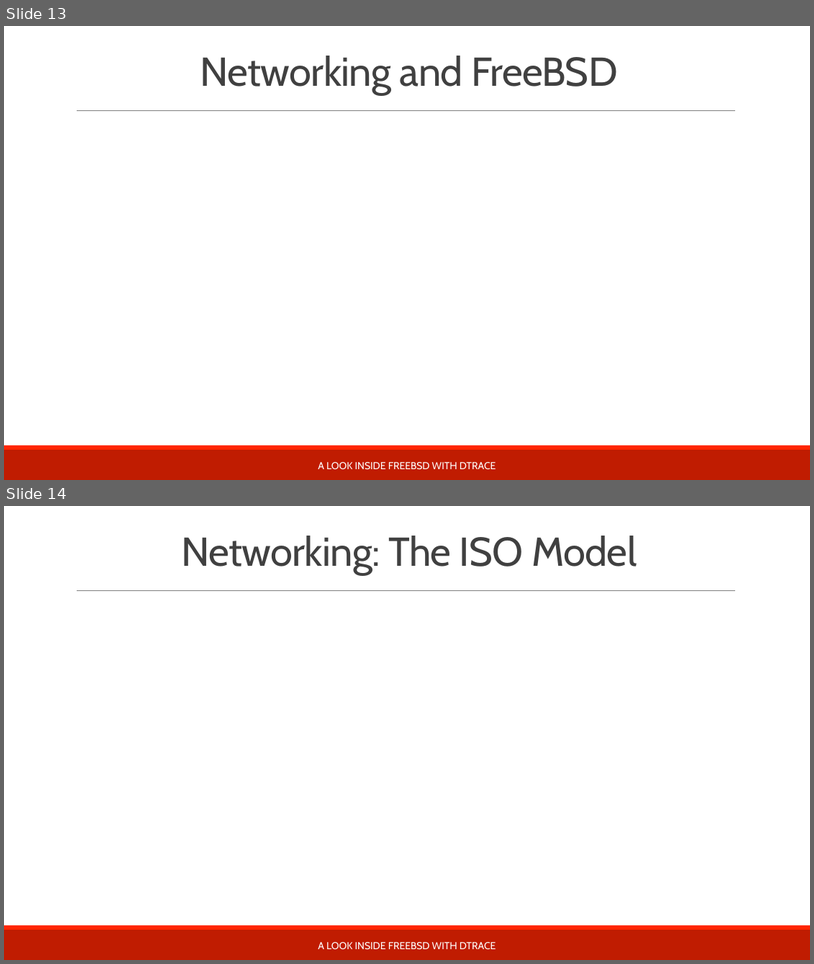
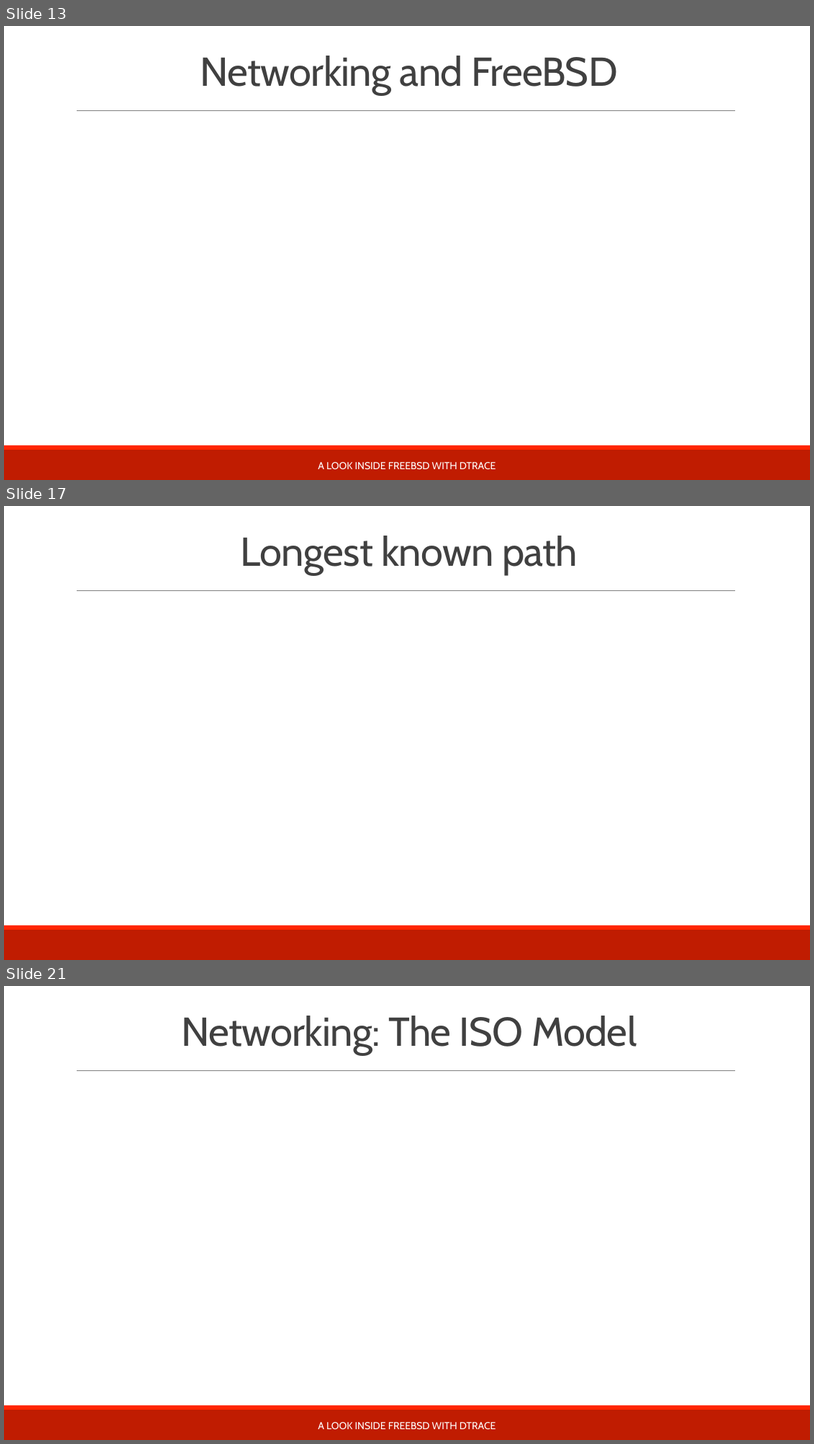
Before and after one commit to teachbsd/course, a slide deck: undergraduate/lectures/lecture3-communication.pptx. Shown one above the other, each under a label of ours: slides 13 and 14 before the commit, slides 13, 17 and 21 after it; the slides between them are not shown. The pictures are 814x964 and 814x1444 pixels, drawn with LibreOffice and Linux fonts; fonts in the diff are those of the drawing; background and template pictures are left out. Boxes give left, top, right and bottom in pixels: in the first picture for what was removed or moved away, otherwise in the second. Text is boxed around its words. In the diff, an @@ line names an element or a change of style, - is before the commit and + after.

Commit message:
Update lectures with correct titles. Add outline of latency discussion to communication lecture

```diff
--- a/undergraduate/lectures/lecture3-communication.pptx
+++ b/undergraduate/lectures/lecture3-communication.pptx
@@ slide 17 added at [4,506,810,960], background #FFFFFF; not listed: 3 template elements that a slide beside it also shows @@
@@ title added at [240,536,578,575], 48 pt, text #404040 @@
+Longest known path
@@ what was slide 14 is now slide 21 @@
```
Also in this commit, not shown: 1 slide changed, 6 other slides added, 1 other file.
